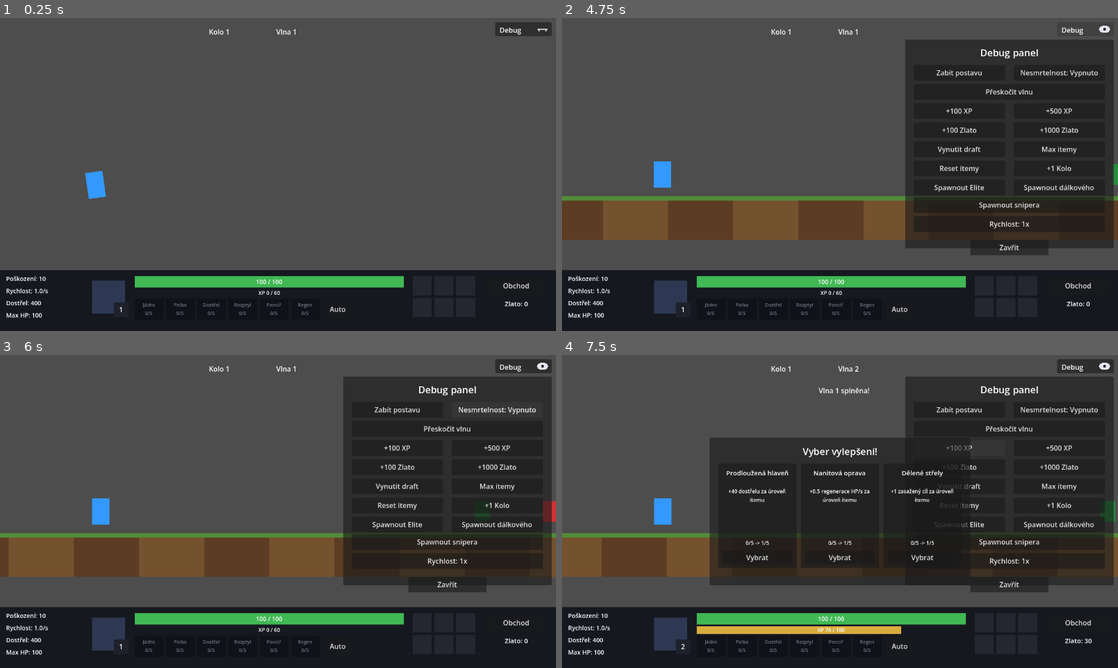
Above: before the commit, frames 1-4 (two rows, left to right).
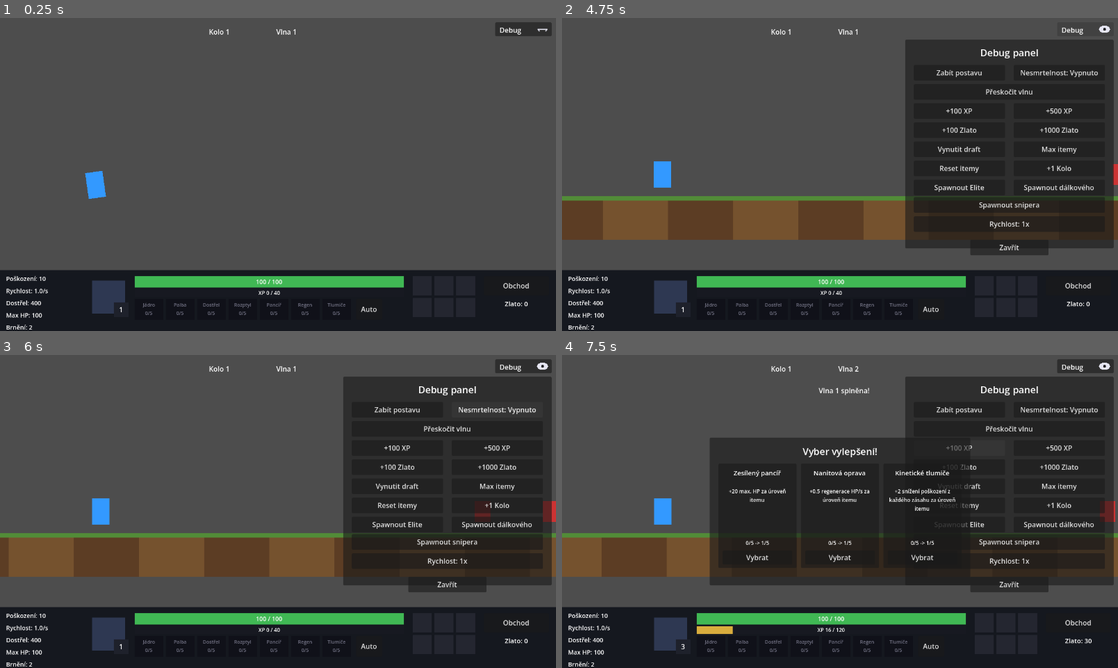
Above: after the commit, the same moments.

Repository: Wazzbi/auto-battler
Game: Godot game, scene res://scenes/main.tscn
Two runs of this game, one before a commit and one after it. Both use one fixed random seed, a clock stepped at 60 frames per second and the inputs below.
Inputs:
- Up to frame 1 (0.25 s): no input
- Up to frame 2 (4.75 s): click "Debug" at 0.5 s; click "Zabít postavu" at 1.25 s; click "Auto" at 2 s; click "Obchod" at 2.75 s; click "Pokračovat" at 3.5 s; click "Debug" at 4.25 s
- Up to frame 3 (6 s): click "Nesmrtelnost: Vypnuto" at 5 s; click "Nesmrtelnost: Zapnuto" at 5.75 s
- Up to frame 4 (7.5 s): click "Přeskočit vlnu" at 6.5 s; click "+100 XP" at 7.25 s

The runs differ from the first frame. In frame 1, 0.1% of the frame differs, in the area x 1-68%, y 87-100%; in frame 2, 0.2%; in frame 3, 0.3%; in frame 4, 1.5%, in the area x 1-100%, y 36-100%.

Commit message:
Tune early-game XP curve and add flat armor to soften early swarms
Faster first level-up (XP_BASE 60->40), a loop-1-only ranged/sniper
spawn-chance ramp, and a new flat damage-reduction armor stat
(base_armor + draftable "Kinetické tlumiče" item) to fix new runs
dying before landing a single kill. Validated with a headless
simulation running the real game loop sped up via Engine.time_scale -
average simulated death wave moved from ~2.3 to ~7.8.

Co-Authored-By: Claude Sonnet 5 <noreply@anthropic.com>

Diff:
--- a/scenes/main.gd
+++ b/scenes/main.gd
@@ -13,6 +13,15 @@
 ## Nižší než ranged_enemy_chance - sniper (dostřel přes hráčův attack_range)
 ## je vzácnější a nebezpečnější varianta, ne běžná náhrada za normálního nepřítele
 @export var sniper_enemy_chance: float = 0.15
+## Do téhle vlny (v 1. kole) se ranged/sniper nepřátelé vůbec neobjevují -
+## viz _variant_chance_multiplier(). Bez rozjezdu umírali noví hráči často
+## už ve vlně 1-2, dřív než stihli zabít jediného nepřítele (ranged/sniper
+## dávají poškození zdarma z bezpečné vzdálenosti, na kterou hráč na začátku
+## nemá dosah ani itemy).
+@export var variant_ramp_start_wave: int = 3
+## Od téhle vlny (v 1. kole) mají ranged_enemy_chance/sniper_enemy_chance
+## svou plnou nakonfigurovanou hodnotu - mezi start a full lineárně narůstá.
+@export var variant_ramp_full_wave: int = 7
 @export var enemies_base_count: int = 4
 ## Násobitel odmocninové křivky obtížnosti - růst je postupný, ne skokový
 @export var difficulty_growth: float = 1.2
@@ -83,9 +92,12 @@
 		# mohly obě "trefit" najednou a bez smyslu upřednostnit tu poslední
 		# zkontrolovanou podmínku.
 		var roll: float = randf()
-		if sniper_enemy_scene != null and roll < sniper_enemy_chance:
+		var variant_multiplier: float = _variant_chance_multiplier()
+		var effective_sniper_chance: float = sniper_enemy_chance * variant_multiplier
+		var effective_ranged_chance: float = ranged_enemy_chance * variant_multiplier
+		if sniper_enemy_scene != null and roll < effective_sniper_chance:
 			scene_to_spawn = sniper_enemy_scene
-		elif ranged_enemy_scene != null and roll < sniper_enemy_chance + ranged_enemy_chance:
+		elif ranged_enemy_scene != null and roll < effective_sniper_chance + effective_ranged_chance:
 			scene_to_spawn = ranged_enemy_scene
 
 	_spawn_at_edge(scene_to_spawn)
@@ -113,6 +125,22 @@
 	return enemy
 
 
+## Násobitel 0-1 pro ranged_enemy_chance/sniper_enemy_chance - lineárně roste
+## od variant_ramp_start_wave (0) do variant_ramp_full_wave (1). Platí JEN
+## v 1. kole (loop_count == 1) - od 2. kola dál je vždy plný, protože hráč
+## už jednou rozjezdem prošel a má z předchozího kola úroveň i itemy, takže
+## další "měkký start" by jen zbytečně zjednodušil endless škálování.
+func _variant_chance_multiplier() -> float:
+	if GameManager.loop_count > 1:
+		return 1.0
+	if GameManager.current_wave < variant_ramp_start_wave:
+		return 0.0
+	if GameManager.current_wave >= variant_ramp_full_wave:
+		return 1.0
+	var span: int = variant_ramp_full_wave - variant_ramp_start_wave
+	return float(GameManager.current_wave - variant_ramp_start_wave) / float(span)
+
+
 func _on_wave_started(wave_number: int) -> void:
 	# Odmocninová křivka obtížnosti - roste postupně, ne lineárně/skokově.
 	# Wave 1 = 4, wave 5 ≈ 6, wave 10 ≈ 7, wave 20 ≈ 9 nepřátel.
--- a/scenes/player/player.gd
+++ b/scenes/player/player.gd
@@ -26,6 +26,12 @@
 ## Pasivní regenerace HP za sekundu - tiká pořád, ne jen mimo boj (jako
 ## základní HP regen v League of Legends)
 @export var base_hp_regen: float = 1.0
+## Plochý odečet poškození z KAŽDÉHO zásahu (ne procento) - viz take_damage().
+## Standardní žánrový nástroj proti "umřu na součet spousty malých zásahů":
+## na rozdíl od ladění počtu/rychlosti nepřátel škáluje samo s tím, kolik
+## jich bude v budoucnu víc, protože každý jednotlivý zásah je relativně
+## slabší, ne jen méně častý.
+@export var base_armor: float = 2.0
 @export var move_speed: float = 60.0 # px/s postupu, když nikdo není v dosahu
 @export var projectile_scene: PackedScene
 @export var impact_effect_scene: PackedScene
@@ -138,6 +144,10 @@
 ## připravené pro budoucí rozšíření (viz GameManager.get_stat_bonus()).
 func get_hp_regen() -> float:
 	return base_hp_regen + GameManager.get_stat_bonus("hp_regen")
+
+
+func get_armor() -> float:
+	return base_armor + GameManager.get_stat_bonus("armor")
 
 
 func _on_level_changed(_new_level: int) -> void:
@@ -207,14 +217,24 @@
 	projectile.setup(get_damage(), target)
 
 
+## Kolik % původního poškození projde i přes libovolně vysoké brnění - brání
+## tomu, aby naskládané brnění (base + draftnuté ranky) udělalo hráče
+## nezranitelným vůči budoucím silnějším typům zásahů. Plochý odečet níž
+## je naopak záměrně bez podlahy pro NEGATIVNÍ hodnoty, takže proti slabým
+## zásahům (řádově pod hodnotou brnění) může efektivní poškození klesnout
+## skoro na tuhle podlahu.
+const MIN_DAMAGE_RATIO: float = 0.1
+
+
 func take_damage(amount: float) -> void:
 	if GameManager.state != GameManager.State.PLAYING:
 		return
 	if debug_invincible:
 		return
+	var reduced_amount: float = maxf(amount - get_armor(), amount * MIN_DAMAGE_RATIO)
 	# Ořez na nulu musí být před emitem - HUD ukazuje HP i číselně a jinak by
 	# na okamžik problikla záporná hodnota
-	hp = maxf(hp - amount, 0.0)
+	hp = maxf(hp - reduced_amount, 0.0)
 	hp_changed.emit(hp, max_hp)
 	if hp <= 0:
 		died.emit()
--- a/scenes/ui/hud.gd
+++ b/scenes/ui/hud.gd
@@ -28,6 +28,7 @@
 @onready var stat_speed: Label = $Control/BottomBar/StatSpeed
 @onready var stat_range: Label = $Control/BottomBar/StatRange
 @onready var stat_hp: Label = $Control/BottomBar/StatHP
+@onready var stat_armor: Label = $Control/BottomBar/StatArmor
 @onready var level_label: Label = $Control/BottomBar/LevelBadge/LevelLabel
 @onready var hp_bar: ProgressBar = $Control/BottomBar/HPBar
 @onready var hp_label: Label = $Control/BottomBar/HPBar/HPLabel
@@ -328,6 +329,7 @@
 	stat_speed.text = "Rychlost: %.1f/s" % player_ref.get_attack_speed()
 	stat_range.text = "Dostřel: %.0f" % player_ref.get_attack_range()
 	stat_hp.text = "Max HP: %.0f" % player_ref.max_hp
+	stat_armor.text = "Brnění: %.0f" % player_ref.get_armor()
 
 
 func show_wave_cleared_message(wave_number: int) -> void:
--- a/scenes/ui/hud.tscn
+++ b/scenes/ui/hud.tscn
@@ -128,6 +128,15 @@
 offset_bottom = 118.0
 theme_override_font_sizes/font_size = 14
 text = "Max HP: 100"
+
+[node name="StatArmor" type="Label" parent="Control/BottomBar" unique_id=1334704327]
+layout_mode = 0
+offset_left = 14.0
+offset_top = 122.0
+offset_right = 200.0
+offset_bottom = 146.0
+theme_override_font_sizes/font_size = 14
+text = "Brnění: 2"
 
 [node name="Portrait" type="ColorRect" parent="Control/BottomBar" unique_id=873193496]
 layout_mode = 0
@@ -329,11 +338,30 @@
 horizontal_alignment = 1
 vertical_alignment = 1
 
+[node name="PickedItemSlot6" type="ColorRect" parent="Control/BottomBar"]
+layout_mode = 0
+offset_left = 742.0
+offset_top = 66.0
+offset_right = 808.0
+offset_bottom = 114.0
+color = Color(0.14, 0.15, 0.19, 1)
+
+[node name="Label" type="Label" parent="Control/BottomBar/PickedItemSlot6"]
+layout_mode = 1
+anchors_preset = 15
+anchor_right = 1.0
+anchor_bottom = 1.0
+theme_override_font_sizes/font_size = 11
+text = "Tlumiče
+0/5"
+horizontal_alignment = 1
+vertical_alignment = 1
+
 [node name="AutoAssignToggle" type="Button" parent="Control/BottomBar" unique_id=93625391]
 layout_mode = 0
-offset_left = 748.0
-offset_top = 66.0
-offset_right = 808.0
+offset_left = 820.0
+offset_top = 66.0
+offset_right = 880.0
 offset_bottom = 114.0
 toggle_mode = true
 button_pressed = false
--- a/scripts/autoload/game_manager.gd
+++ b/scripts/autoload/game_manager.gd
@@ -31,8 +31,9 @@
 ## (nové typy nepřátel, jiné staty, ...), viz get_enemy_hp_multiplier().
 const ENEMY_HP_GROWTH_PER_LOOP: float = 0.5
 
-## XP potřebné na 2. úroveň; každá další úroveň stojí o XP_PER_LEVEL_GROWTH víc
-const XP_BASE: int = 60
+## XP potřebné na 2. úroveň; každá další úroveň stojí o XP_PER_LEVEL_GROWTH víc.
+## Sníženo z 60 na 40, aby první level-up padl už ve vlně 1, ne až v půlce vlny 2.
+const XP_BASE: int = 40
 const XP_PER_LEVEL_GROWTH: int = 40
 
 ## --- Item/loot draft --------------------------------------------------
@@ -87,10 +88,18 @@
 		"stat": "hp_regen",
 		"per_rank": 0.5,
 	},
+	"kinetic_dampers": {
+		"name": "Kinetické tlumiče",
+		"short_name": "Tlumiče",
+		"desc": "+2 snížení poškození z každého zásahu za úroveň itemu",
+		"stat": "armor",
+		"per_rank": 2.0,
+	},
 }
 ## Pořadí itemů v HUD - drží layout stabilní nezávisle na pořadí v Dictionary
 const ITEM_ORDER: Array[String] = [
-	"power_core", "rapid_coils", "long_barrel", "split_rounds", "reinforced_plating", "nanite_repair"
+	"power_core", "rapid_coils", "long_barrel", "split_rounds", "reinforced_plating", "nanite_repair",
+	"kinetic_dampers"
 ]
 const MAX_ITEM_RANK: int = 5
 ## Kolik itemů se nabídne v jedné draft nabídce
Not shown, changed: CLAUDE.md
